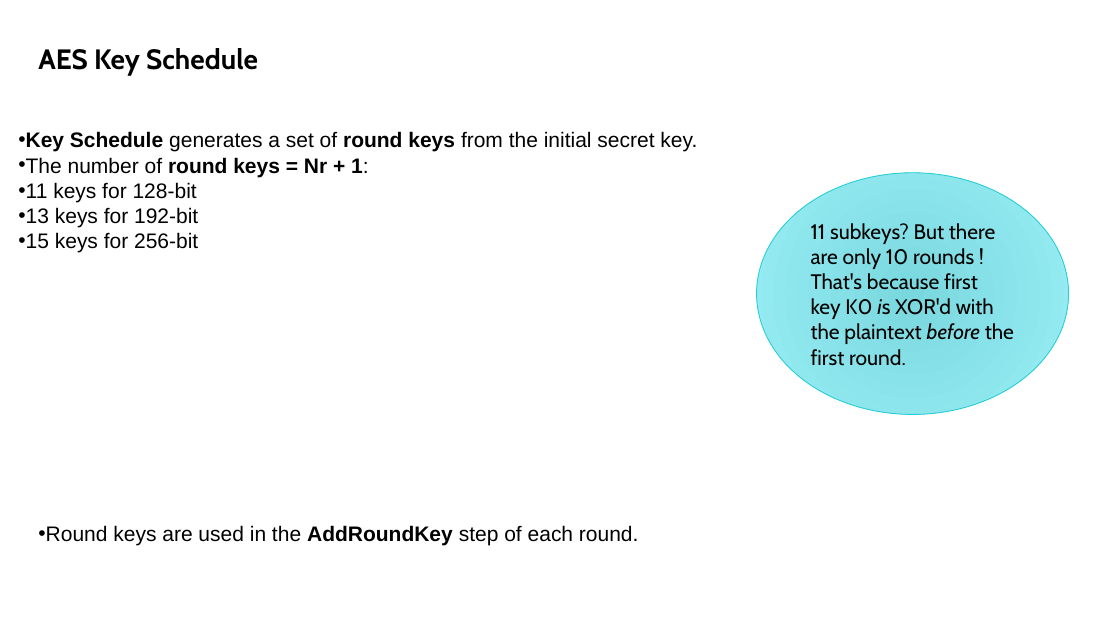
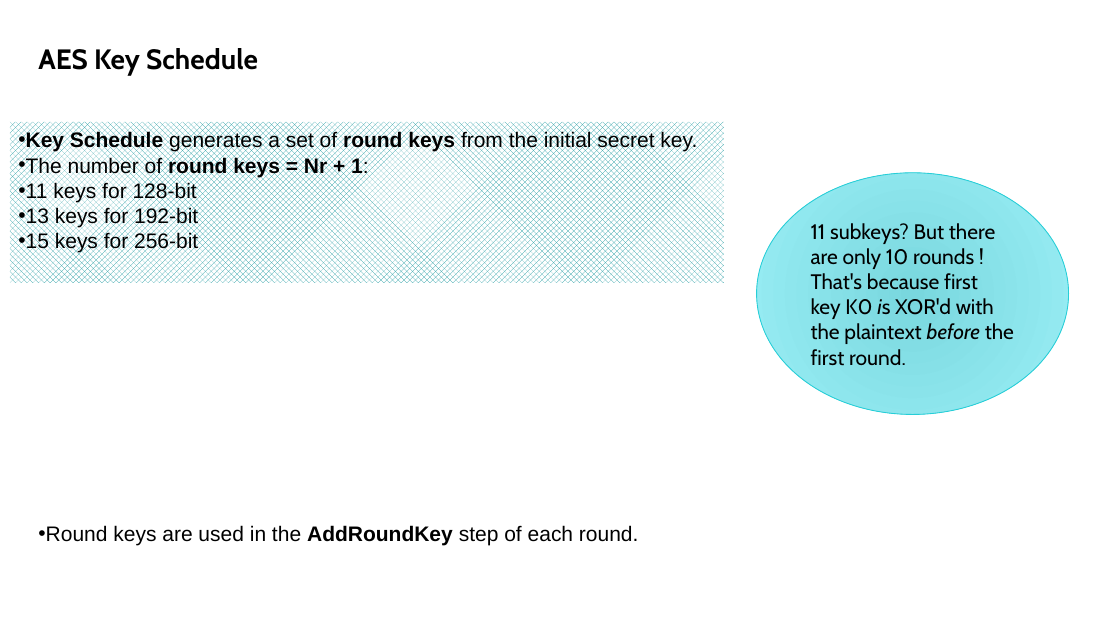
Before and after one commit to Anuragparashar01/aes, a slide deck: slide 13 of Anurag11.pptx. Drawn at 1120x630 pixels with LibreOffice and Linux fonts; fonts in the diff are those of the drawing. Boxes give left, top, right and bottom in pixels: in the first picture for what was removed or moved away, otherwise in the second. Text is boxed around its words. In the diff, an @@ line names an element or a change of style, - is before the commit and + after.

```diff
--- a/Anurag11.pptx
+++ b/Anurag11.pptx
@@ rectangle "Key Schedule generates a set ...": place and size @@
-rectangle "Key Schedule generates a set ..." at (18, 131, 697, 253)
+rectangle "Key Schedule generates a set ..." at (10, 122, 724, 283)
@@ rectangle "Key Schedule generates a set ..." at (10, 122, 724, 283): fill none to pattern #1D9BA1 on #FFFFFF @@
```
Also in this commit, not shown: 9 other slides changed, 3 slides removed.
